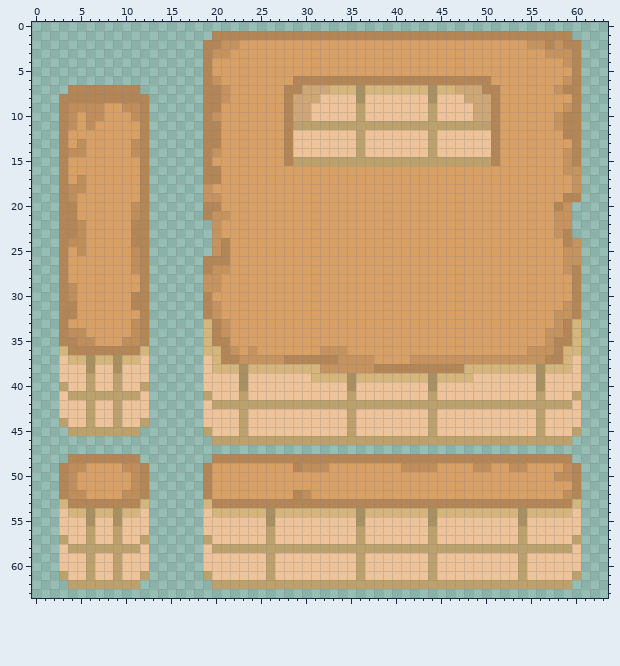
Pixel-art file, stored at Assets/sprites/map/map_wall/map_wall.aseprite. The picture above was drawn from the file before the commit.
64x64 pixels, 1 frame.
Once edited:
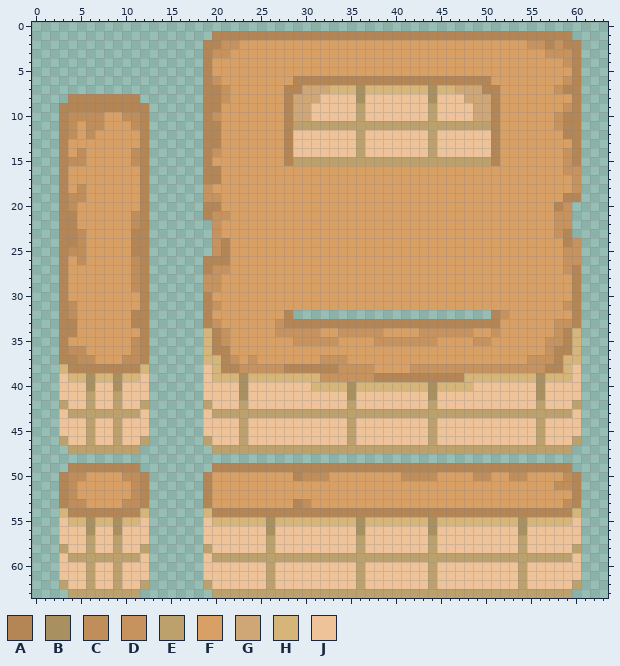
Palette (. is transparent): A #b48555  B #a99061  C #bf8e5a  D #c6925d  E #bda16c  F #d9a066  G #cfa776  H #d5b57a  J #eec39a
The exact change:
Changed rows in their new state; - is an unchanged pixel.
first column x 3:
 7 -........-------------------------------------------------
 8 .--------.------------------------------------------------
 9 -AAAAAAAA-------------------------------------------------
10 --C----C--------------------------------------------------
11 ----C---C-------------------------------------------------
12 -C-C------------------------------------------------------
13 --F-----F-------------------------------------------------
14 -F--------------------------------------------------------
15 -CC-----C-------------------------------------------------
17 --F-------------------------------------------------------
18 -F--------------------------------------------------------
19 --C-------------------------------------------------------
20 -C------F-------------------------------------------------
22 --F-----C-------------------------------------------------
24 -A--------------------------------------------------------
25 -C------A-------------------------------------------------
26 --C-------------------------------------------------------
28 --------C-------------------------------------------------
29 -F------C-------------------------------------------------
30 -F------F-------------------------------------------------
31 -C------F-------------------------------------------------
32 -C------A--------F-------A......................AD-----FF-
33 -A------A-------ADF-----DAAAAAAAAAAAAAAAAAAAAAAAA-------DA
34 -AF-----F---------------DDDDD--DDDDD----DDDDDD--D-----F---
35 -FFF---F----------D-------DDDDD----DDDDDDD----DD-------D--
36 ACCFFFFFCA-------A-F-F-------FFF--------------------FF--A-
37 AACCFFFCCA------H--DF-FFFFFFFDD-FFF----FFFFFFFFFFFFF--D--H
38 HAAAAAAAAH--------AADDDDDAAAAAA----FFFFDDDDDDDDDDDDDDDAA--
39 -HHBHHBHH--------HHH-HHHHHHH-DDDDDDAAAAAAAAAA-HHHHHHH-HHH-
40 J--B--B--J------------------HHHH-HHHHHHHH-HHHH------------
41 -JJ-JJ-JJ-------J---B-----------B--------B-----------B---J
42 E--------E------EJJJ-JJJJJJJJJJJ-JJJJJJJJ-JJJJJJJJJJJ-JJJE
43 -EE-EE-EE--------EEE-EEEEEEEEEEE-EEEEEEEE-EEEEEEEEEEE-EEE-
44 J--------J------------------------------------------------
45 JJJ-JJ-JJJ------J----------------------------------------J
46 EJJEJJEJJE------EJJJ-JJJJJJJJJJJ-JJJJJJJJ-JJJJJJJJJJJ-JJJE
47 -EEEEEEEE--------EEEEEEEEEEEEEEEEEEEEEEEEEEEEEEEEEEEEEEEE-
48 -........--------........................................-
49 .AAAAAAAA.------.AAAAAAAAA-AAAAAAAAAAAAAAAAAAAAAAAAAAAAAA.
50 --C----C------------------ACCC--------CCCC----CC--CC---F--
51 -------------------------------------------------------CC-
52 --F----F------------------FF----------------------------F-
53 ACCFFFFCCA------AFFFFFFFFF-CFFFFFFFFFFFFFFFFFFFFFFFFFFFFCA
54 HAAAAAAAAH------HAAAAAAAAAAAAAAAAAAAAAAAAAAAAAAAAAAAAAAAAH
55 -HH-HH-HH--------HHHHHH-HHHHHHHHH-HHHHHHH-HHHHHHHHH-HHHHH-
56 ---B--B----------------B---------B-------B---------B------
57 J--------J------J----------------------------------------J
58 EJJ-JJ-JJE------EJJJJJJ-JJJJJJJJJ-JJJJJJJ-JJJJJJJJJ-JJJJJE
59 -EE-EE-EE--------EEEEEE-EEEEEEEEE-EEEEEEE-EEEEEEEEE-EEEEE-
61 J--------J------J----------------------------------------J
62 EJJ-JJ-JJE------EJJJJJJ-JJJJJJJJJ-JJJJJJJ-JJJJJJJJJ-JJJJJE
63 -EEEEEEEE--------EEEEEEEEEEEEEEEEEEEEEEEEEEEEEEEEEEEEEEEE-
